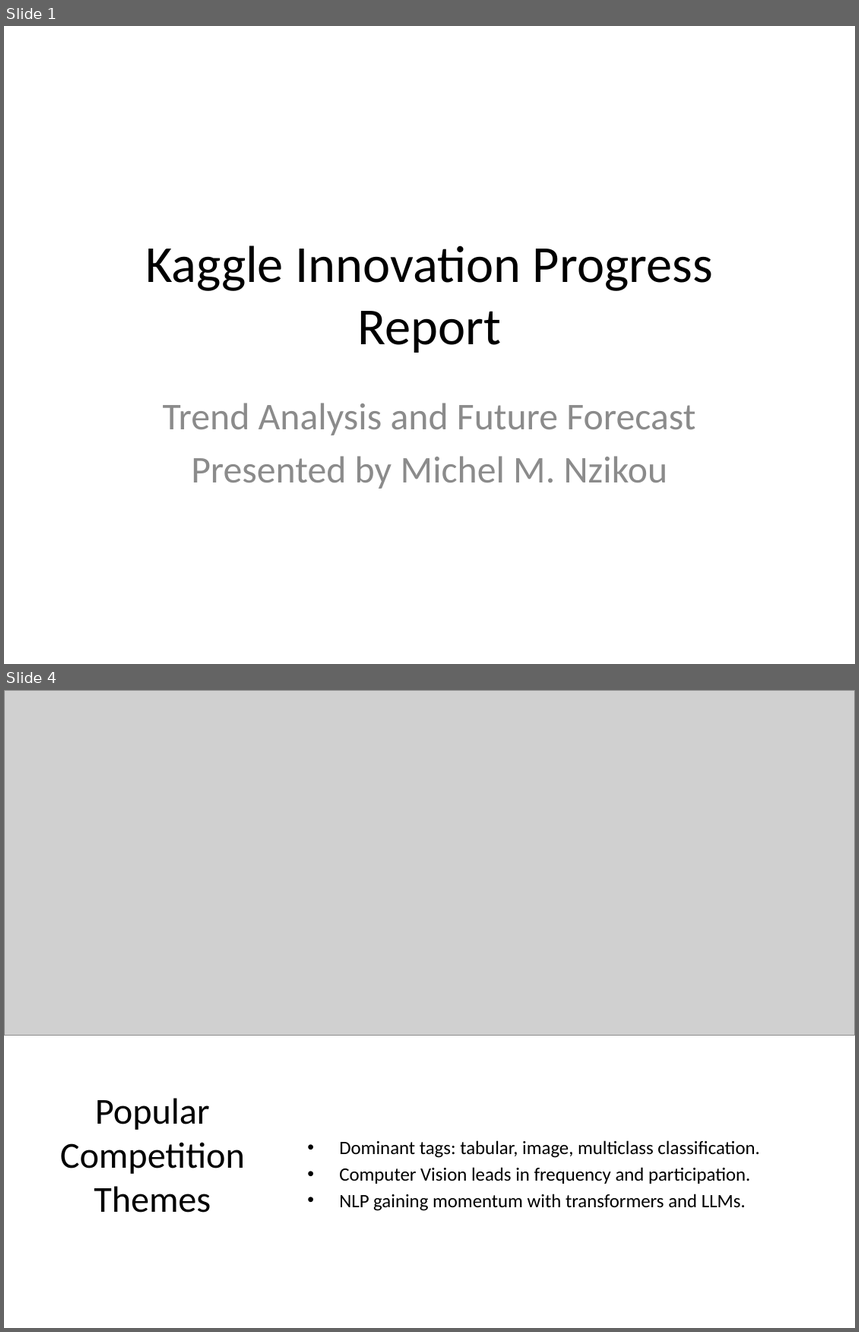
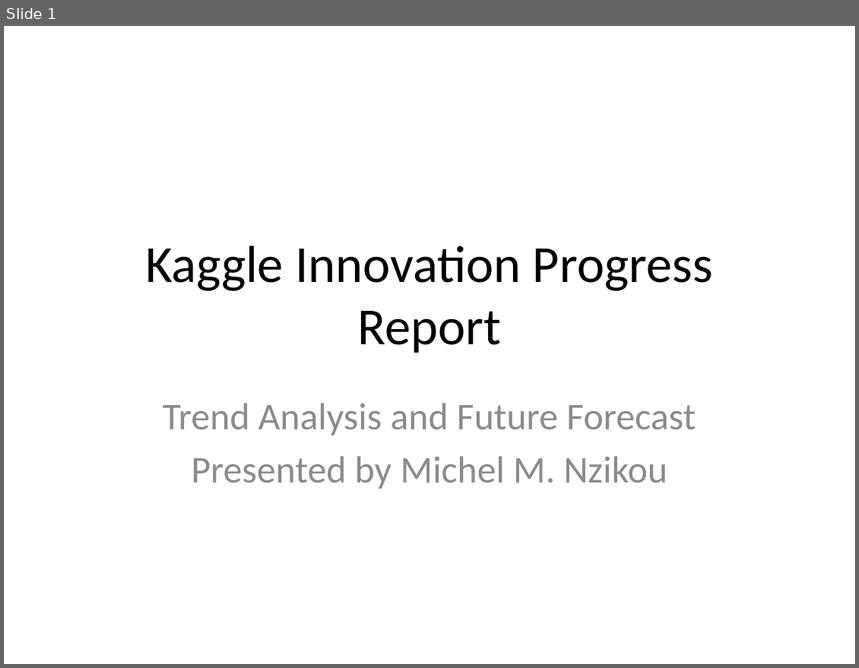
Before and after one commit to ShebMichel/kaggle-innovation-trends, a slide deck: Kaggle_Innovation_Report.pptx. Shown one above the other, each under a label of ours: slides 1 and 4 before the commit, slide 1 after it; the slides between them are not shown. The pictures are 859x1332 and 859x668 pixels, drawn with LibreOffice and Linux fonts; fonts in the diff are those of the drawing; grey boxes stand for pictures. Boxes give left, top, right and bottom in pixels: in the first picture for what was removed or moved away, otherwise in the second. Text is boxed around its words. In the diff, an @@ line names an element or a change of style, - is before the commit and + after.

```diff
--- a/Kaggle_Innovation_Report.pptx
+++ b/Kaggle_Innovation_Report.pptx
@@ slide 4 removed at box(4, 690, 855, 1328), background #FFFFFF @@
@@ picture removed at box(4, 690, 855, 1036) @@
@@ title removed at box(60, 1098, 245, 1213) @@
-Popular Competition Themes
@@ text removed at box(339, 1141, 759, 1211) @@
-• Dominant tags: tabular, image, multiclass classification.
-• Computer Vision leads in frequency and participation.
-• NLP gaining momentum with transformers and LLMs.
```
Also in this commit, not shown: 5 slides changed, 1 slide added, 2 other files.
